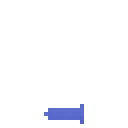
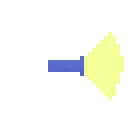
Comparing the layer stacks of the two 128px x 128px images. Changes:
"Calque 1": opacity 100% → 45%, painted on it over <box>44,32,124,124</box>
added layer "Calque 0" over <box>48,56,84,76</box>
